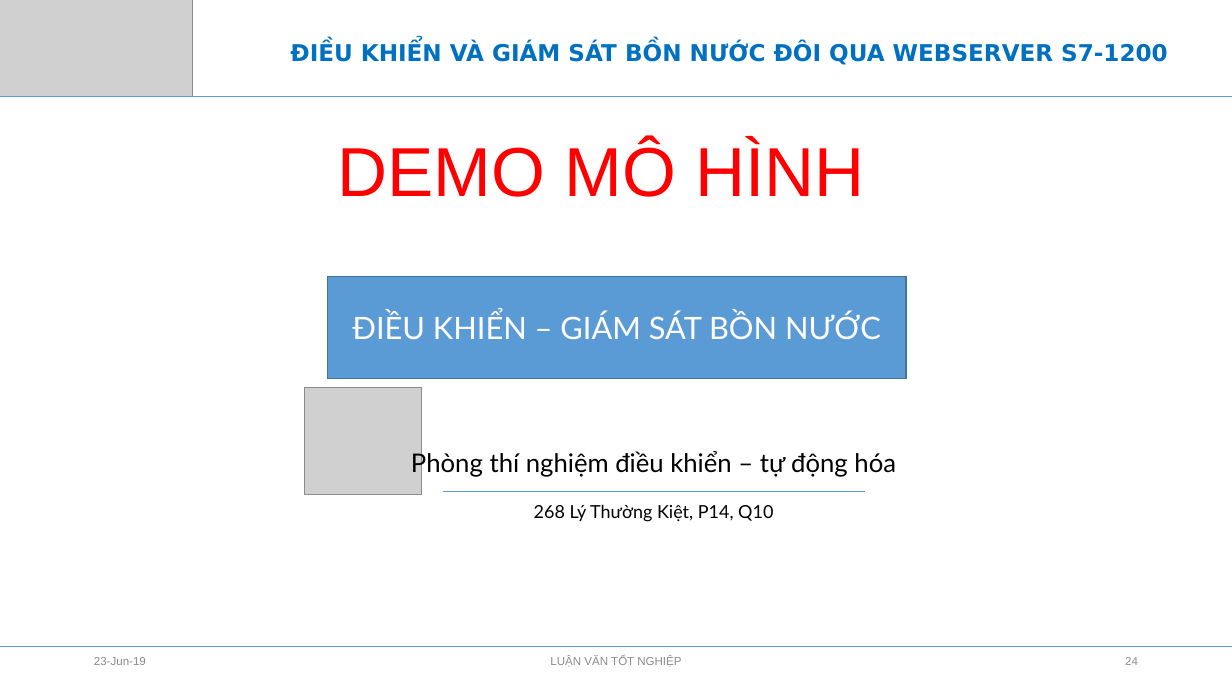
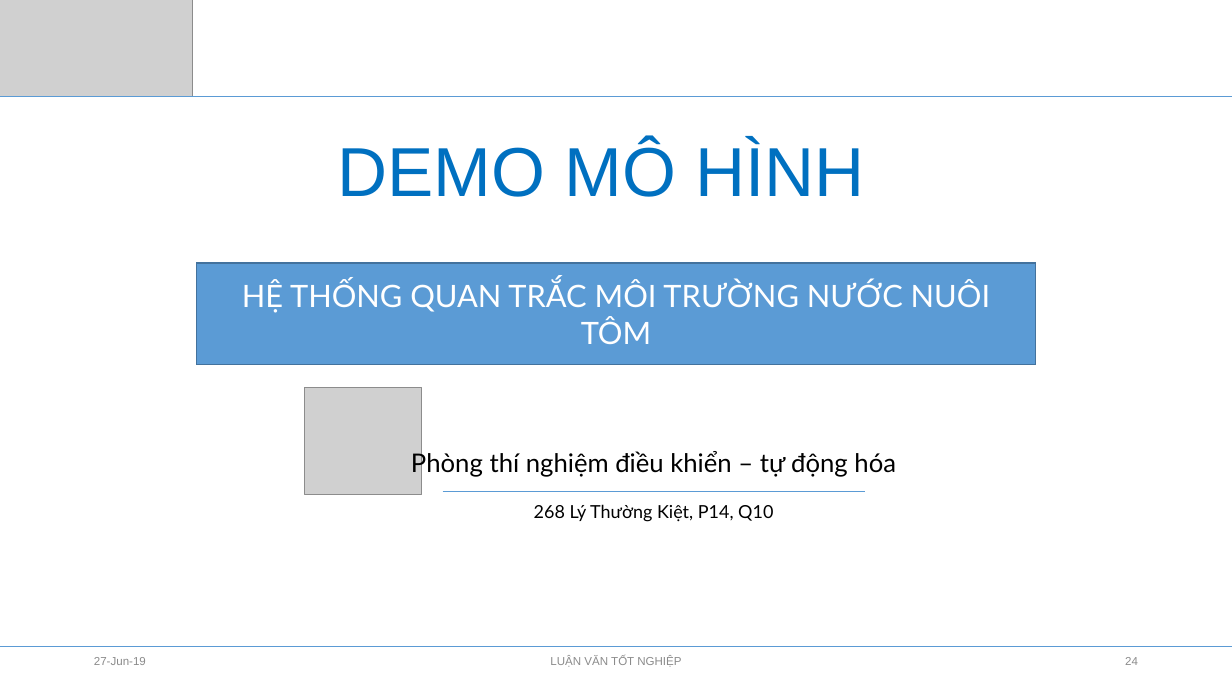
Before and after one commit to hongphucbk/lvthacsi, a slide deck: slide 24 of 09. Present/Bao cao luan van chinh thuc.pptx. Drawn at 1232x693 pixels with LibreOffice and Linux fonts; fonts in the diff are those of the drawing; grey boxes stand for pictures. Boxes give left, top, right and bottom in pixels: in the first picture for what was removed or moved away, otherwise in the second. Text is boxed around its words. In the diff, an @@ line names an element or a change of style, - is before the commit and + after.

Commit message:
edit ppt

```diff
--- a/09. Present/Bao cao luan van chinh thuc.pptx
+++ b/09. Present/Bao cao luan van chinh thuc.pptx
@@ text removed at (290, 42, 1167, 65) @@
-ĐIỀU KHIỂN VÀ GIÁM SÁT BỒN NƯỚC ĐÔI QUA WEBSERVER S7-1200
@@ text "DEMO MÔ HÌNH" at (338, 141, 864, 197): text colour #FF0000 to #0070C0 @@
@@ rectangle "HỆ THỐNG QUAN TRẮC MÔI ...": place and size @@
-rectangle "HỆ THỐNG QUAN TRẮC MÔI ..." at (327, 276, 907, 378)
+rectangle "HỆ THỐNG QUAN TRẮC MÔI ..." at (196, 263, 1036, 365)
@@ text in rectangle at (242, 280, 990, 344): text changed @@
-ĐIỀU KHIỂN – GIÁM SÁT BỒN NƯỚC
+HỆ THỐNG QUAN TRẮC MÔI TRƯỜNG NƯỚC NUÔI TÔM
@@ text at (94, 657, 146, 665): text changed @@
-23-Jun-19
+27-Jun-19
```
Also in this commit, not shown: 22 other slides changed.
